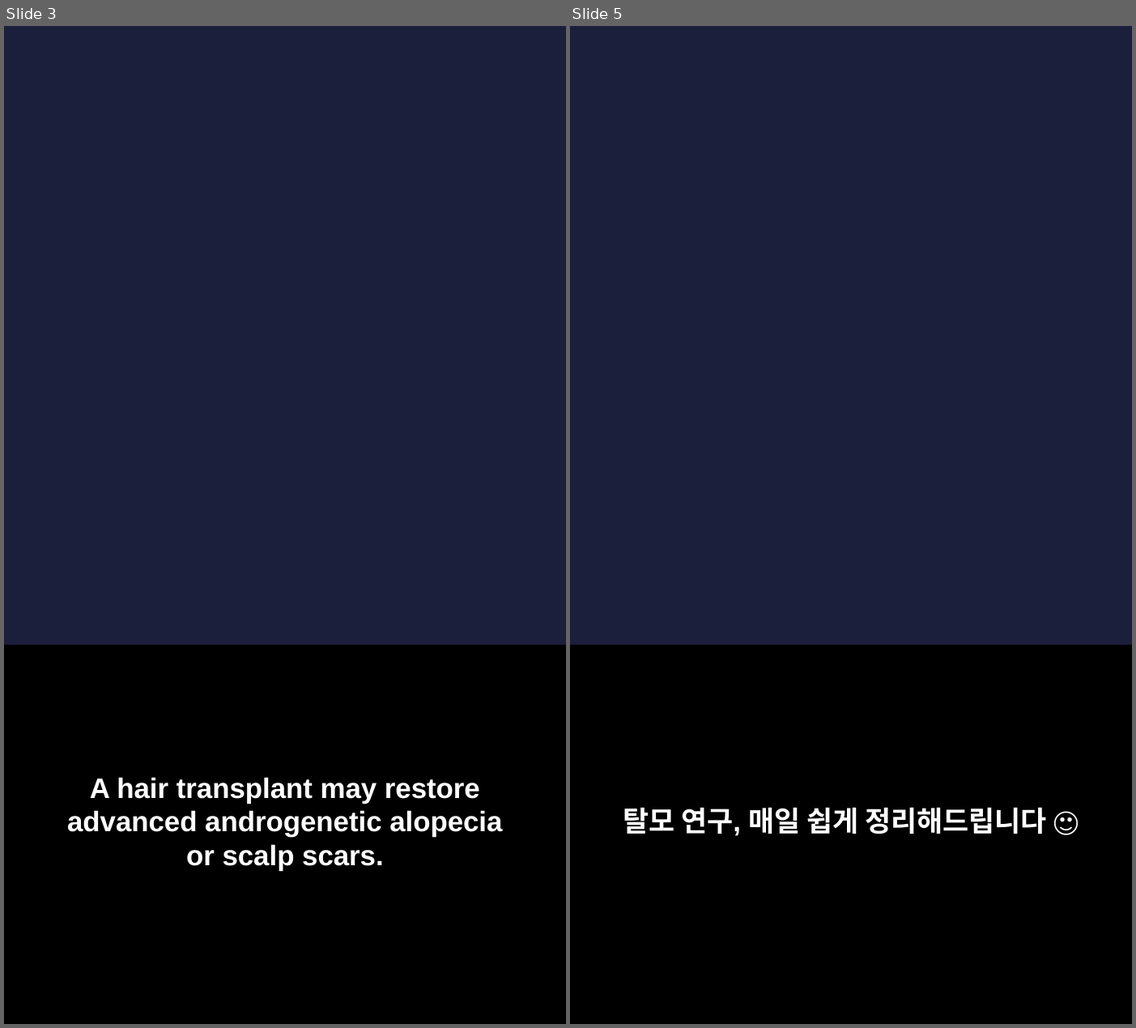
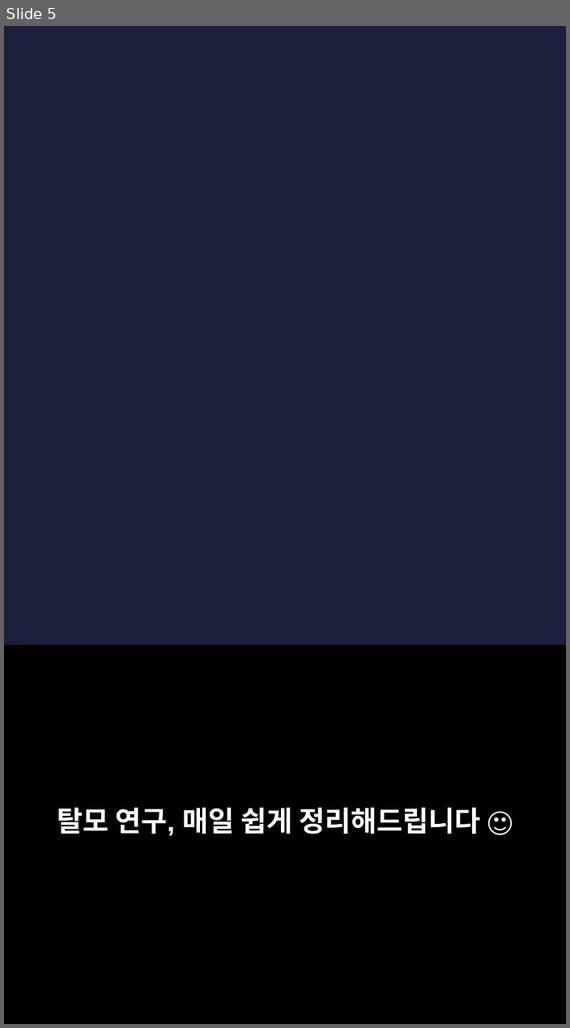
Before and after one commit to hyokang2010-BJ-ANTH/product-builder-test, a slide deck: pwa/data/latest/slides.pptx. Shown side by side, each under a label of ours: slides 3 and 5 before the commit, slide 5 after it; the slides between them are not shown. The pictures are 1136x1028 and 570x1028 pixels, drawn with LibreOffice and Linux fonts; fonts in the diff are those of the drawing; background and template pictures are left out. Boxes give left, top, right and bottom in pixels: in the first picture for what was removed or moved away, otherwise in the second. Text is boxed around its words. In the diff, an @@ line names an element or a change of style, - is before the commit and + after.

```diff
--- a/pwa/data/latest/slides.pptx
+++ b/pwa/data/latest/slides.pptx
@@ slide 3 removed at bbox=[4, 26, 566, 1024], background picture (left out) @@
@@ rectangle removed at bbox=[4, 646, 566, 1024] @@
@@ text removed at bbox=[67, 777, 502, 871] @@
-A hair transplant may restore advanced androgenetic alopecia or scalp scars.
```
Also in this commit, not shown: 4 slides changed, 3 slides added, 2 other slides removed, 26 other files.
